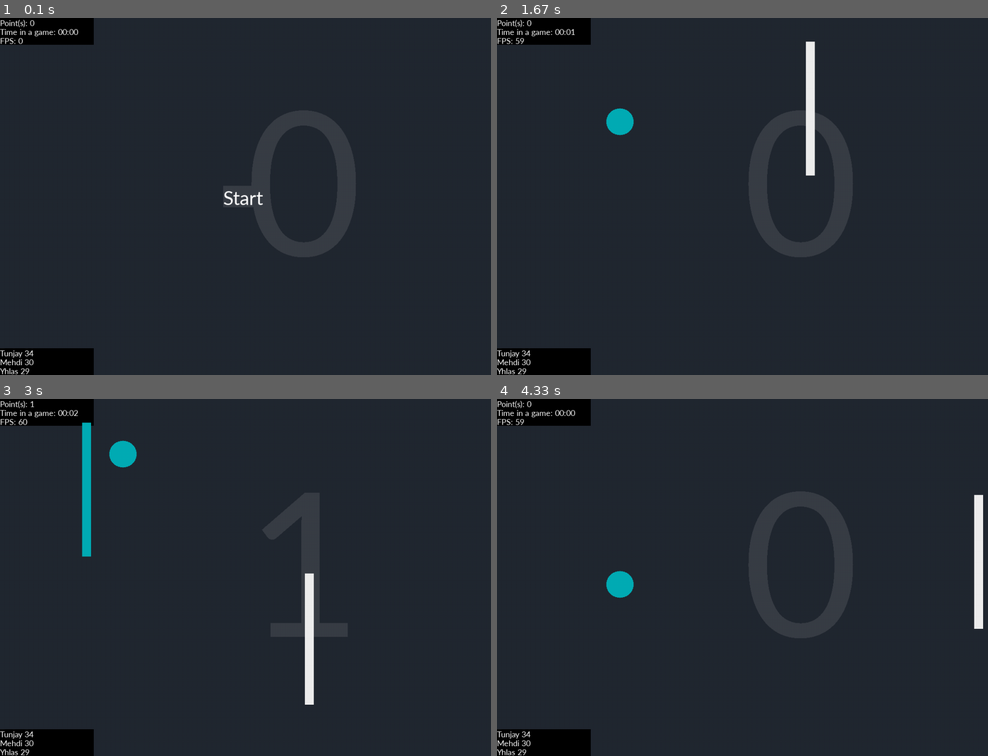
Above: before the commit, frames 1-4 (two rows, left to right).
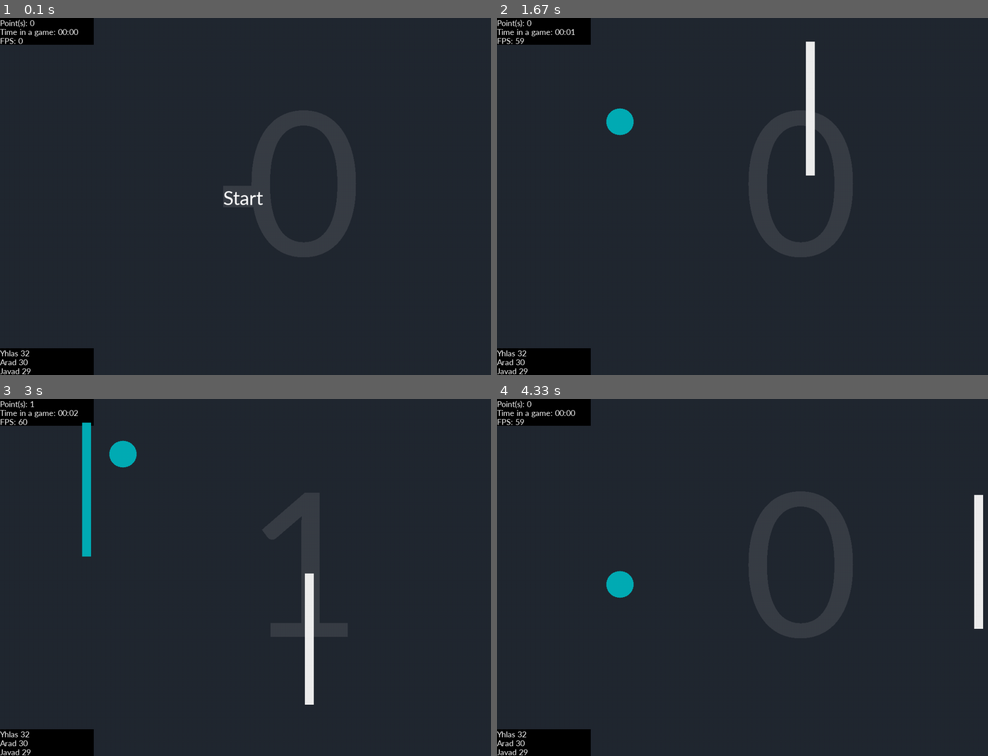
Above: after the commit, the same moments.

Repository: Helohi/FunBird_pygame_python
Game: pygame game, started from main.py
Two runs of this game, one before a commit and one after it. Both use one fixed random seed, a clock stepped at 60 frames per second and the inputs below.
Inputs (mouse positions are in pixels of both pictures, inside the frame that each line leads up to):
- Up to frame 1 (0.1 s): no input
- Up to frame 2 (1.67 s): click (742, 196) at 0.38 s; click (791, 275) at 0.72 s; click (590, 282) at 1.05 s; click (801, 228) at 1.38 s
- Up to frame 3 (3 s): click (127, 506) at 1.72 s; click (230, 516) at 2.05 s; click (432, 713) at 2.38 s
- Up to frame 4 (4.33 s): click (555, 498) at 3.22 s; click (845, 513) at 3.55 s; click (585, 531) at 3.88 s; click "Restart" at 4.22 s

The runs differ from the first frame. In frame 1, 0.2% of the frame differs, in the area x 0-7%, y 93-100%; in frame 2, 0.2%; in frame 3, 0.2%; in frame 4, 0.2%.

Commit message:
Leaderboard changes

Diff:
--- a/black_statistics.py
+++ b/black_statistics.py
@@ -3,6 +3,7 @@
 import pygame
 import time
 from constants import Constants
+from os.path import exists
 
 
 class Statistics:
@@ -43,7 +44,10 @@
     @staticmethod
     def get_leaderboard() -> List:
         leaders = []
-        with open('leaderboard.dat') as file:
-            while (text := file.readline()) != '':
-                leaders.append(text.strip().split('|'))
+        if exists('leaderboard.dat'):
+            with open('leaderboard.dat') as file:
+                while (text := file.readline()) != '':
+                    leaders.append(text.strip().split('|'))
+        else:
+            leaders = [['Not', 'proved'], ['Not', 'autherized'], ['Stealed', 'from programmer']]
         return leaders
--- a/constants.py
+++ b/constants.py
@@ -3,6 +3,6 @@
     WINDOW_HEIGHT = 800
     FPS = 60
     SIZE_OF_BIRD = 30
-    MAX_GRAVITATION = -100
+    MAX_GRAVITATION = -60
     Points = 0
     BACKGROUND_COLOR = (34, 40, 49,)
Not shown, changed: leaderboard.dat
Not shown, changed: .gitignore
